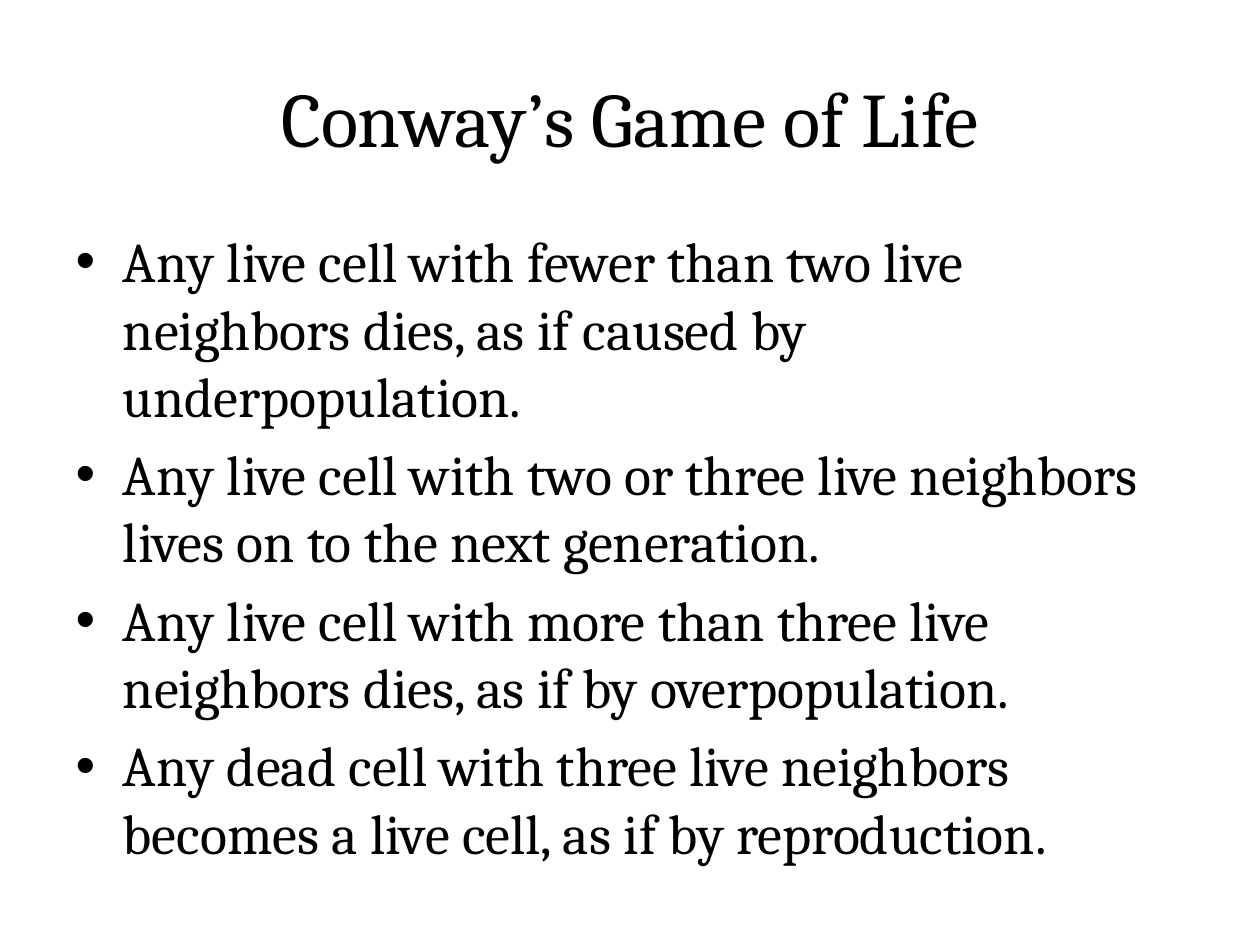
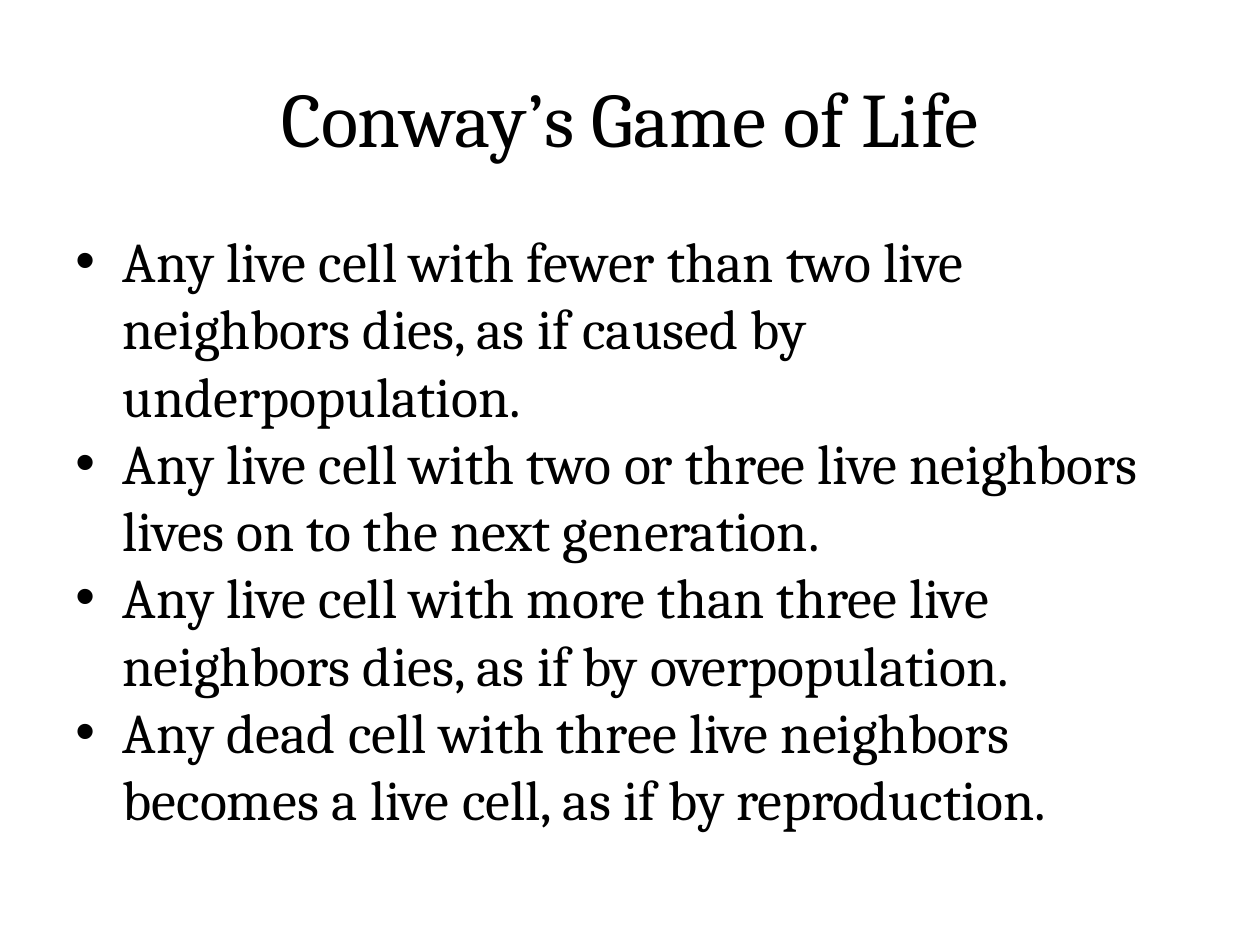
Before and after one commit to blinderm/game-of-life, a slide deck: slide 2 of presentation/CSC213_presentation.pptx. Drawn at 1260x945 pixels with LibreOffice and Linux fonts; fonts in the diff are those of the drawing. Boxes give left, top, right and bottom in pixels: in the first picture for what was removed or moved away, otherwise in the second. Text is boxed around its words. In the diff, an @@ line names an element or a change of style, - is before the commit and + after.

```diff
--- a/presentation/CSC213_presentation.pptx
+++ b/presentation/CSC213_presentation.pptx
@@ text "Any live cell with fewer ..." at [123,242,1138,833]: indent changed; less space between paragraphs @@
```
Also in this commit, not shown: 7 other slides changed, 3 other files.
